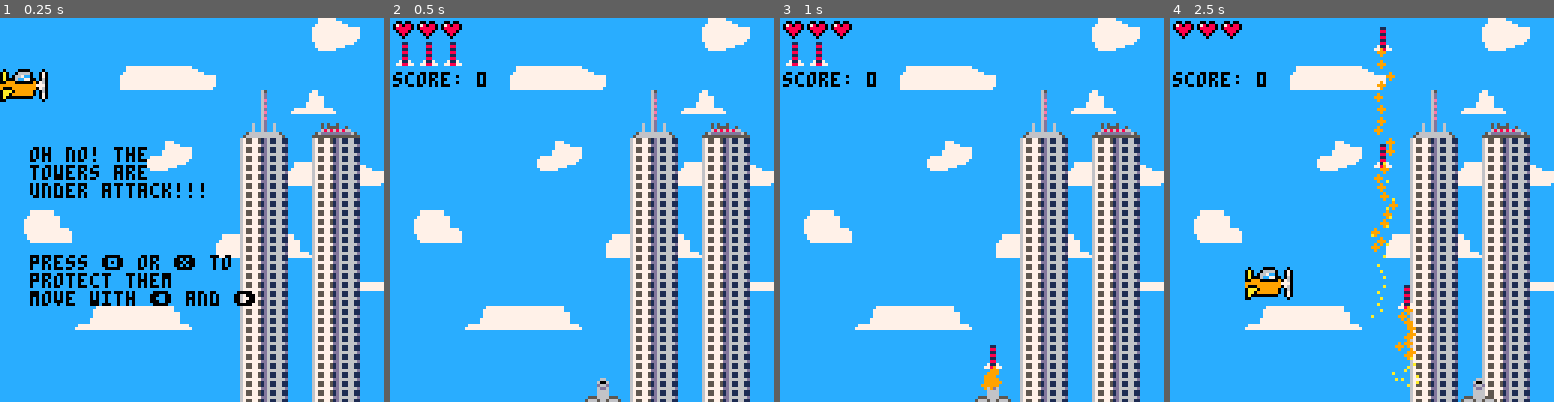
Above: before the commit, frames 1-4 (left to right).
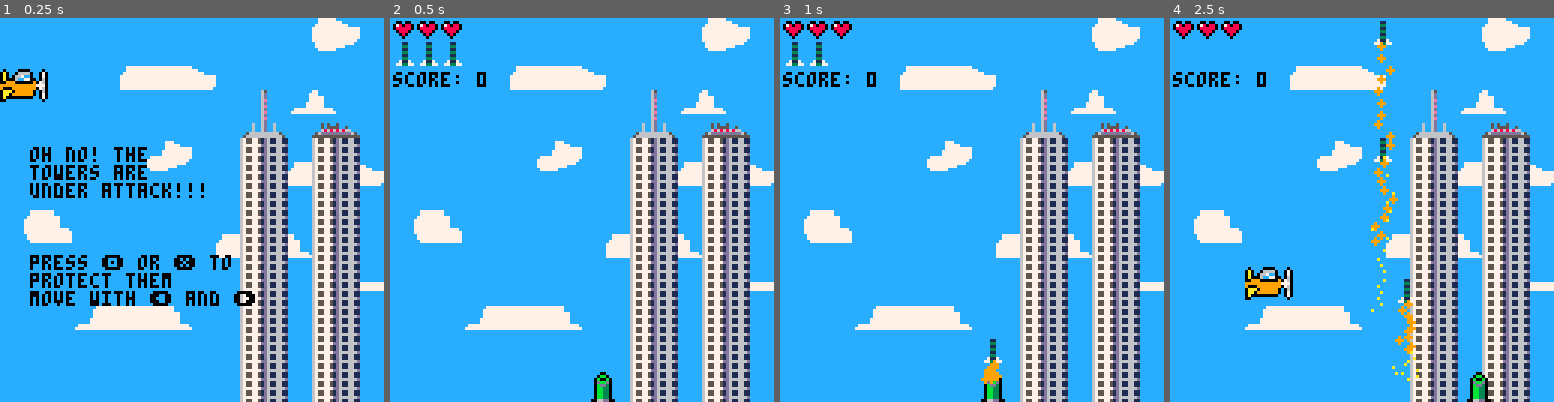
Above: after the commit, the same moments.

Repository: kdiab/carts
Game: PICO-8 cartridge tower_defender/tower_defender.p8
Two runs of this game, one before a commit and one after it. Both use one fixed random seed, a clock stepped at 60 frames per second and the inputs below.
Inputs:
- Up to frame 1 (0.25 s): no input
- Up to frame 2 (0.5 s): tap X (X key) at 0.33 s
- Up to frame 3 (1 s): tap O (Z key) at 0.7 s
- Up to frame 4 (2.5 s): tap X (X key) at 1.07, 1.85 s; hold Right 1.6-2.1 s; tap O (Z key) at 1.7, 2.1 s; hold Up 2.15-2.42 s; hold Right from 2.47 s (still down)

Frame 1 is identical in both runs. In frame 2, 0.5% of the frame differs, in the area x 3-61%, y 7-100%; in frame 3, 0.6%; in frame 4, 2.1%, in the area x 52-86%, y 0-100%.

Commit message:
gfx updates

Diff:
--- a/tower_defender/tower_defender.p8
+++ b/tower_defender/tower_defender.p8
@@ -130,7 +130,7 @@
 -- player
 
 function init_player()
-		player = {x=63, y=120}
+		player = {x=63, y=118}
 		player_speed = 2
 end
 
@@ -148,7 +148,7 @@
 end
 
 function draw_player()
-		spr(42,player.x,player.y,2,1)
+		spr(42,player.x,player.y,2,2)
 end
 -->8
 -- rockets
Not shown, changed: 20 lines of the sprite sheet (__gfx__) section of tower_defender/tower_defender.p8
